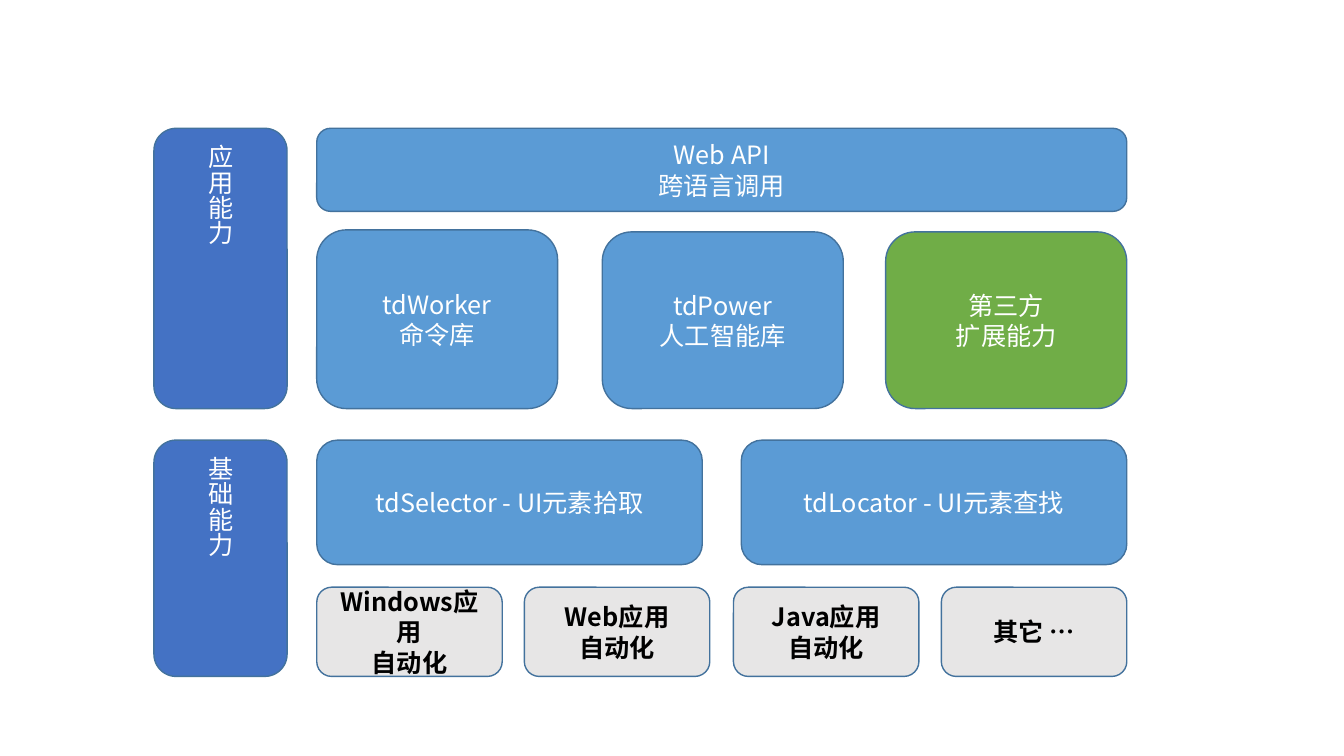
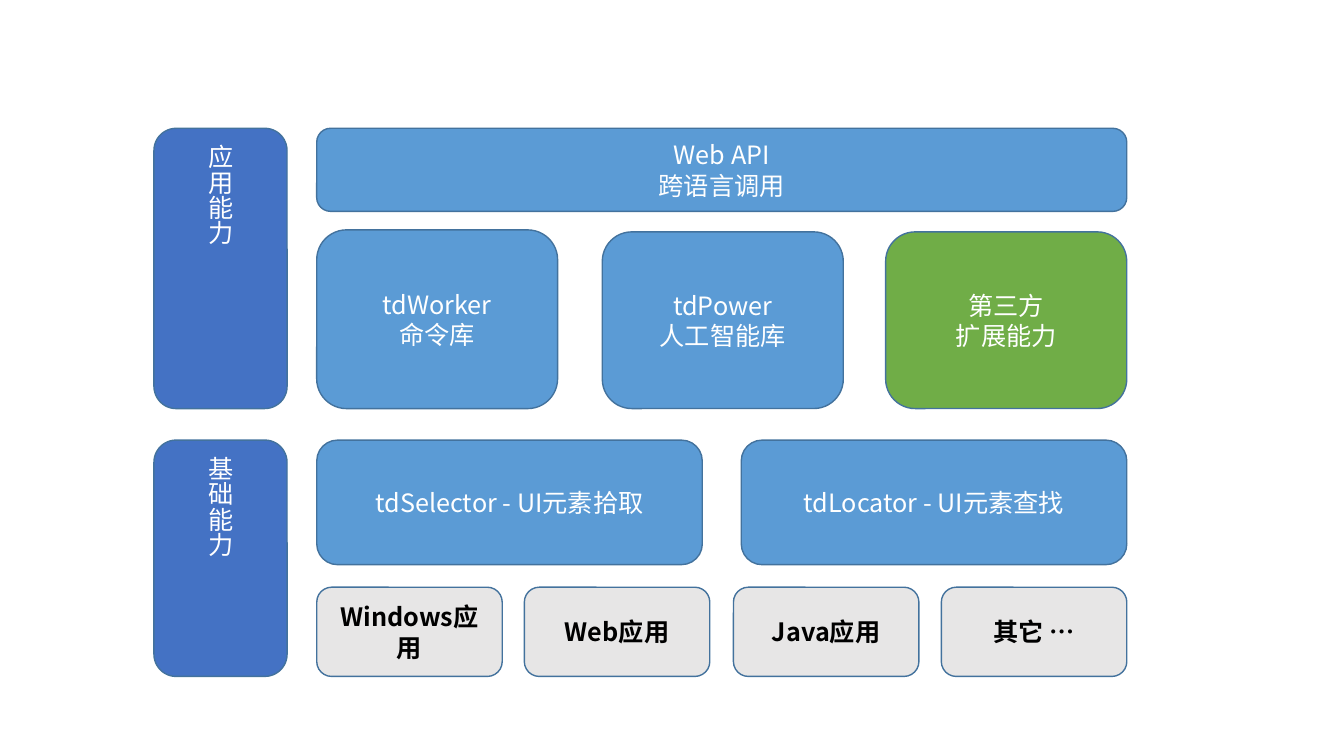
Before and after one commit to tdRPA/tdRPA, a slide deck: slide 1 of market/tdRPA架构.pptx. Drawn at 1344x756 pixels with LibreOffice and Linux fonts; fonts in the diff are those of the drawing. Boxes give left, top, right and bottom in pixels: in the first picture for what was removed or moved away, otherwise in the second. Text is boxed around its words. In the diff, an @@ line names an element or a change of style, - is before the commit and + after.

```diff
--- a/market/tdRPA架构.pptx
+++ b/market/tdRPA架构.pptx
@@ text in rounded rectangle at <box>372,650,448,677</box>: paragraph removed @@
-自动化
@@ text in rounded rectangle at <box>579,635,655,660</box>: paragraph removed @@
-自动化
@@ text in rounded rectangle at <box>788,635,864,660</box>: paragraph removed @@
-自动化
```
Also in this commit, not shown: 1 other file.
